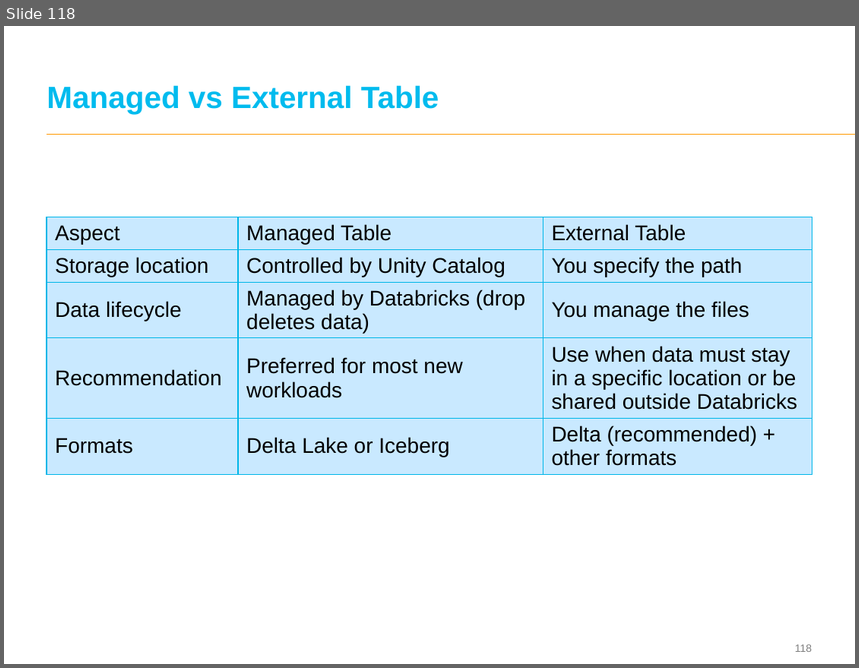
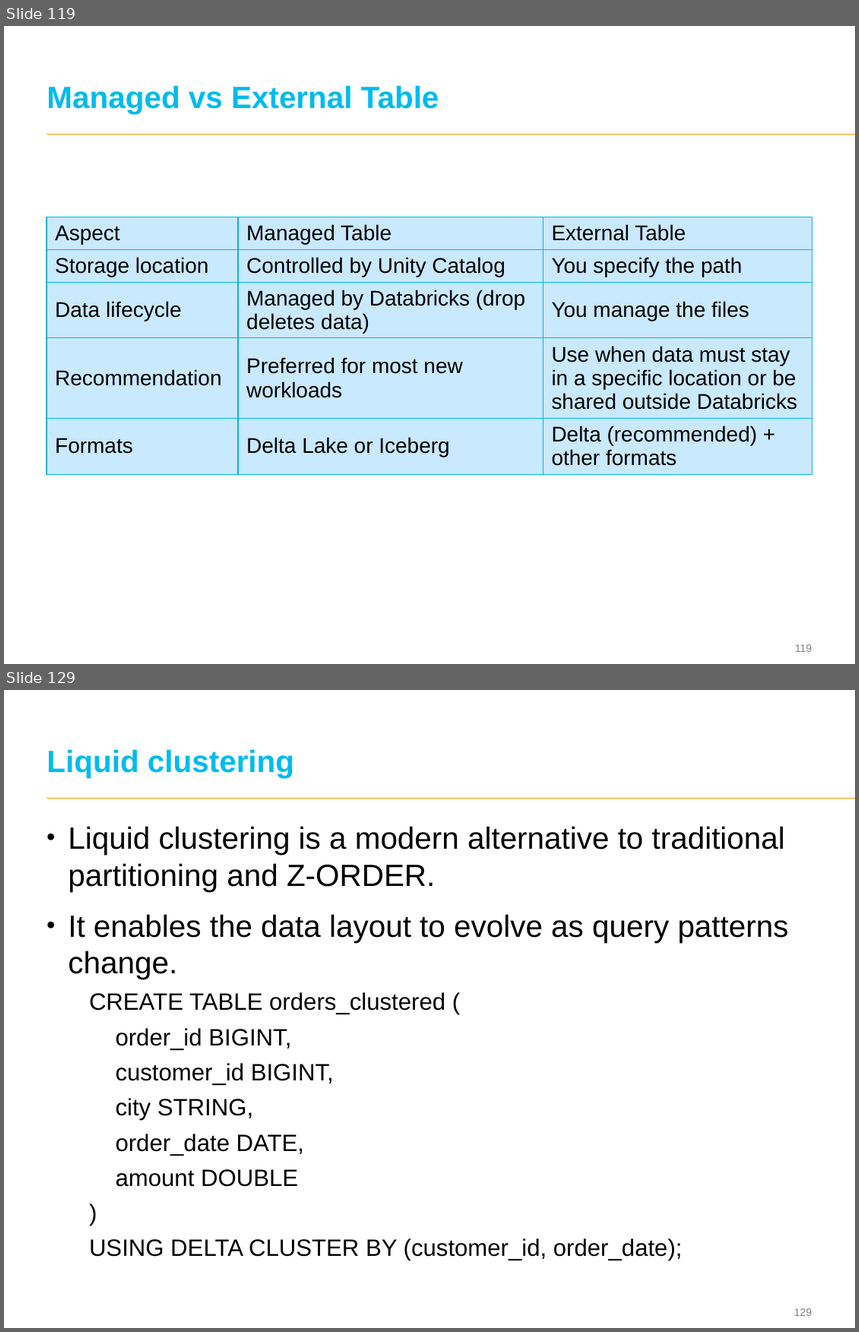
Before and after one commit to eswaribala/ltidatanov2026, a slide deck: DataAnalyticsandPlatform.pptx. Shown one above the other, each under a label of ours: slide 118 before the commit, slides 119 and 129 after it; the slides between them are not shown. The pictures are 859x668 and 859x1332 pixels, drawn with LibreOffice and Linux fonts; fonts in the diff are those of the drawing; background and template pictures are left out. Boxes give left, top, right and bottom in pixels: in the first picture for what was removed or moved away, otherwise in the second. Text is boxed around its words. In the diff, an @@ line names an element or a change of style, - is before the commit and + after.

```diff
--- a/DataAnalyticsandPlatform.pptx
+++ b/DataAnalyticsandPlatform.pptx
@@ slide 129 added at [4,690,855,1328], background #FFFFFF; not listed: 2 template elements that a slide beside it also shows @@
@@ title added at [47,749,294,778], 26 pt, text #00BBEE, bold @@
+Liquid clustering
@@ text added at [68,826,789,1262], 20 pt, text #000000 @@
+• Liquid clustering is a modern alternative to traditional partitioning and Z-ORDER.
+• It enables the data layout to evolve as query patterns change.
+    CREATE TABLE orders_clustered (
+    order_id BIGINT,
+    customer_id BIGINT,
+    city STRING,
+    order_date DATE,
+    amount DOUBLE
+    )
+    USING DELTA CLUSTER BY (customer_id, order_date);
@@ what was slide 118 is now slide 119 @@
```
Also in this commit, not shown: 2 slides changed, 19 other slides added, 1 other file.
